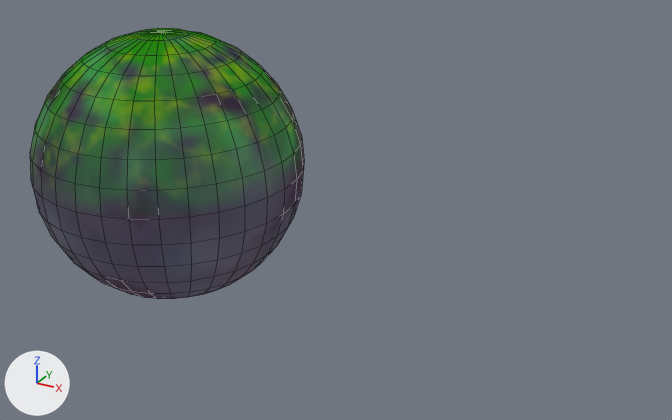
An edit to the Blender file blender/.local/share/blender_assets/materials.blend, drawn before and after from the same camera.
The view is the same before and after, from a 50 mm camera at (4.22, -5.11, 2.48) aimed at (1.38, 0.05, -0.1). The lights are fixed; the arrows at lower left show +X, +Y and +Z. The picture after the commit comes second. Mesh edges are drawn as thin lines.

The scene before the commit, as lines of its bpy script (objects in view):
```python
me_sphere = bpy.data.meshes.new('Sphere')
me_sphere.from_pydata(...)  # a UV sphere (32 segments, 16 rings, poles along z) spanning x -1.0..1.0, y -1.0..1.0, z -1.0..1.0
me_sphere.materials.append(mat_proc_mossy_rock)
ob_sphere = bpy.data.objects.new('Sphere', me_sphere)
ob_sphere.location = (0.0, 0.0, 0.0)
```
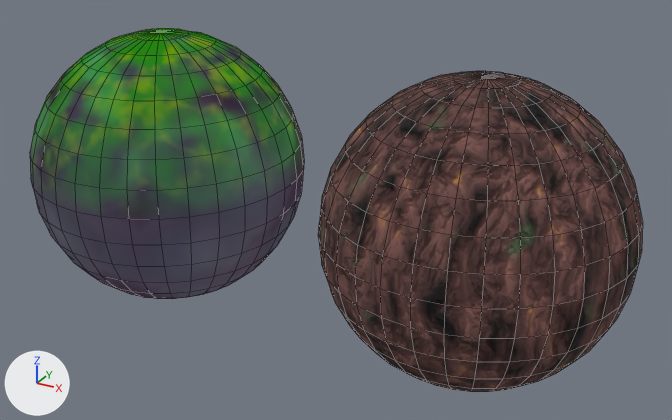
Commit message: Add proc bark

What differs and where, as boxes [x1, y1, x2, y2] in the pictures (672 x 420 px):
'Sphere.001', added (brown)
    after: [318, 71, 643, 392]

The change, as a diff of the scene's bpy script:
```diff
--- a/blender/.local/share/blender_assets/materials.blend.py
+++ b/blender/.local/share/blender_assets/materials.blend.py
@@ mat_bark @@
+mat_bark = bpy.data.materials.new('bark')
+# nodes: BsdfPrincipled, Bump, Displacement, Mapping, Mix, OutputMaterial, TexCoord, TexNoise, TexVoronoi, ValToRGB
+# colours: brown #af7a47, brown #835954, black #110b0b, black #000000, white #ffffff, dark green #526448
@@ me_sphere_001 @@
+me_sphere_001.from_pydata(...)  # a UV sphere (32 segments, 16 rings, poles along z) spanning x -1.0..1.0, y -1.0..1.0, z -1.0..1.0
+me_sphere_001.materials.append(mat_bark)
@@ ob_sphere_001 @@
+ob_sphere_001 = bpy.data.objects.new('Sphere.001', me_sphere_001)
+ob_sphere_001.location = (2.42, 0.0, 0.0)
```
